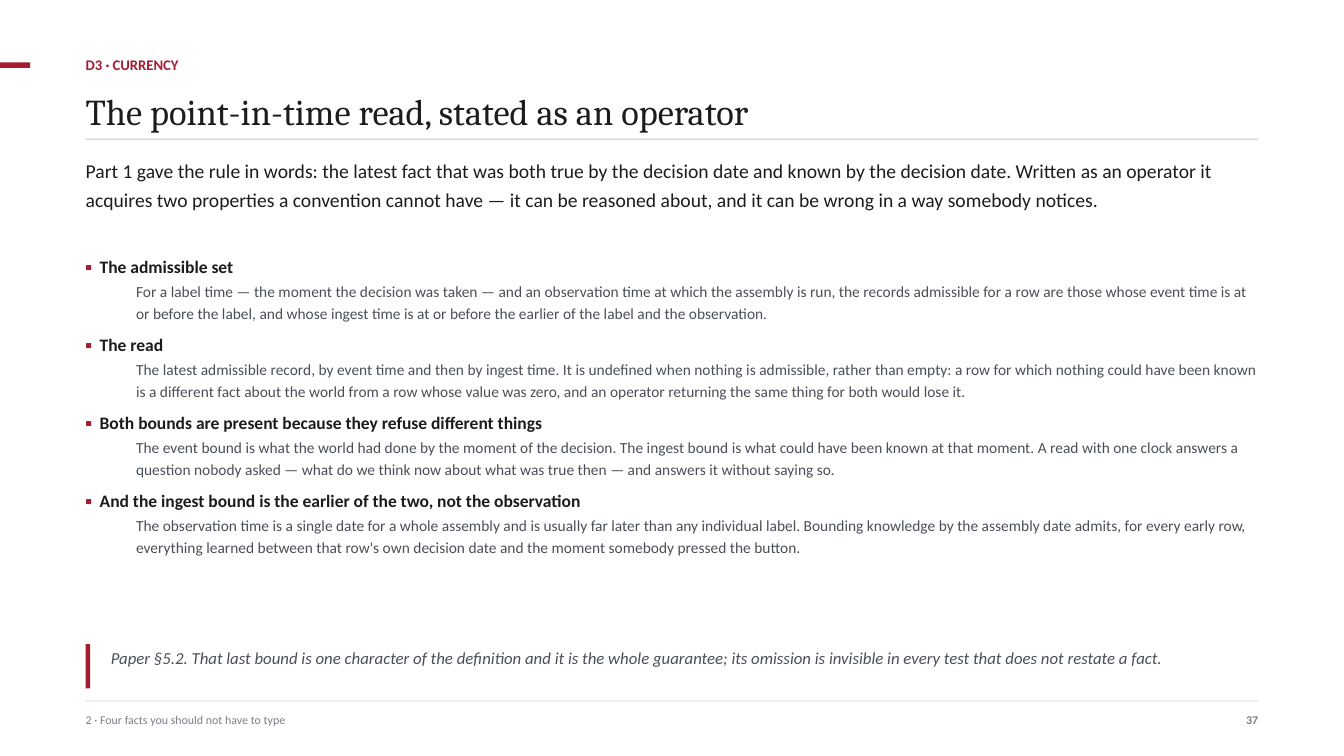
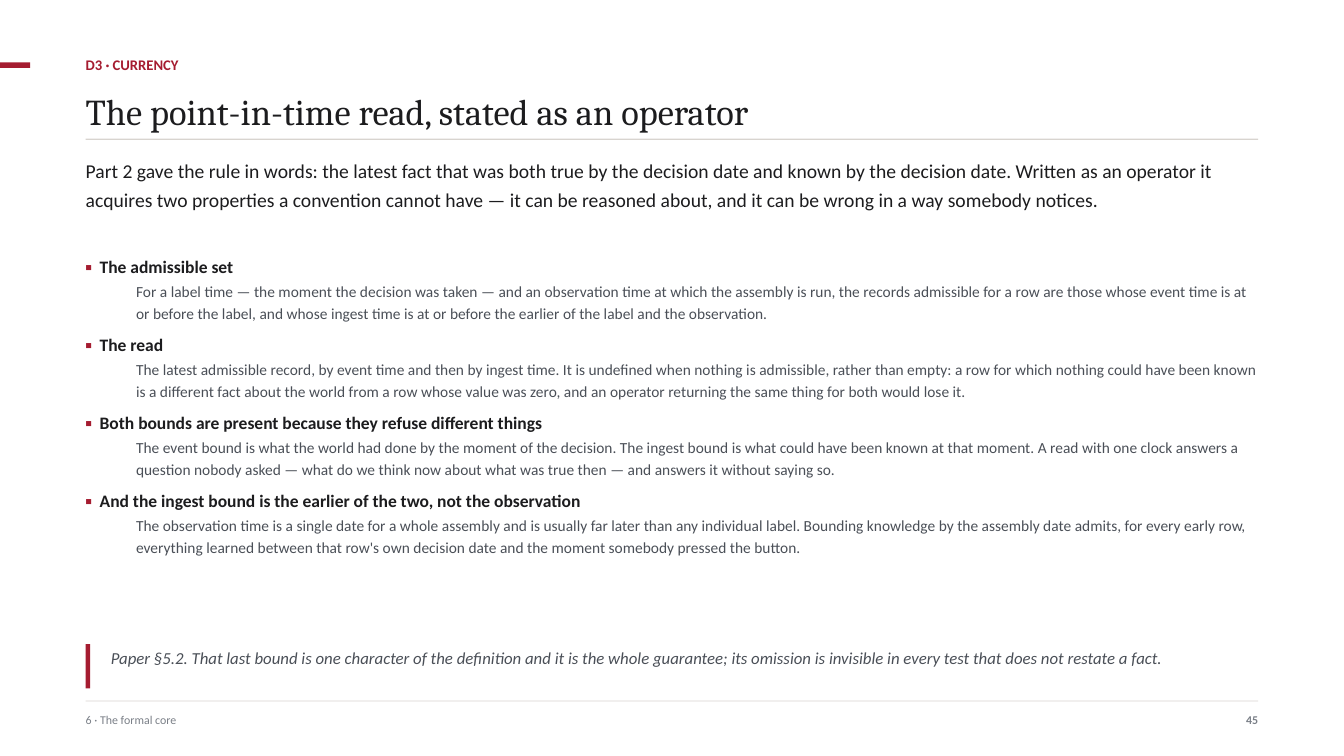
Before and after one commit to ajsinha/maya, a slide deck: slide 45 of docs/MAYA-Model-Management-Formalism-and-System-Design.pptx (slide 37 before the commit). Drawn at 1344x756 pixels with LibreOffice and Linux fonts; fonts in the diff are those of the drawing. Boxes give left, top, right and bottom in pixels: in the first picture for what was removed or moved away, otherwise in the second. Text is boxed around its words. In the diff, an @@ line names an element or a change of style, - is before the commit and + after.

```diff
--- a/docs/MAYA-Model-Management-Formalism-and-System-Design.pptx
+++ b/docs/MAYA-Model-Management-Formalism-and-System-Design.pptx
@@ text at (86,164,1211,211): text changed @@
-Part 1 gave the rule in words: the latest fact that was both true by the decision date and known by the decision date. Written as an operator it acquires two properties a convention cannot have — it can be reasoned about, and it can be wrong in a way somebody notices.
+Part 2 gave the rule in words: the latest fact that was both true by the decision date and known by the decision date. Written as an operator it acquires two properties a convention cannot have — it can be reasoned about, and it can be wrong in a way somebody notices.
@@ text at (86,716,176,724): text changed @@
-2 · Four facts you should not have to type
+6 · The formal core
@@ text at (1246,716,1258,724): text changed @@
-37
+45
```
Also in this commit, not shown: 42 other slides changed, 27 slides added, 47 slides removed, 12 other files.
